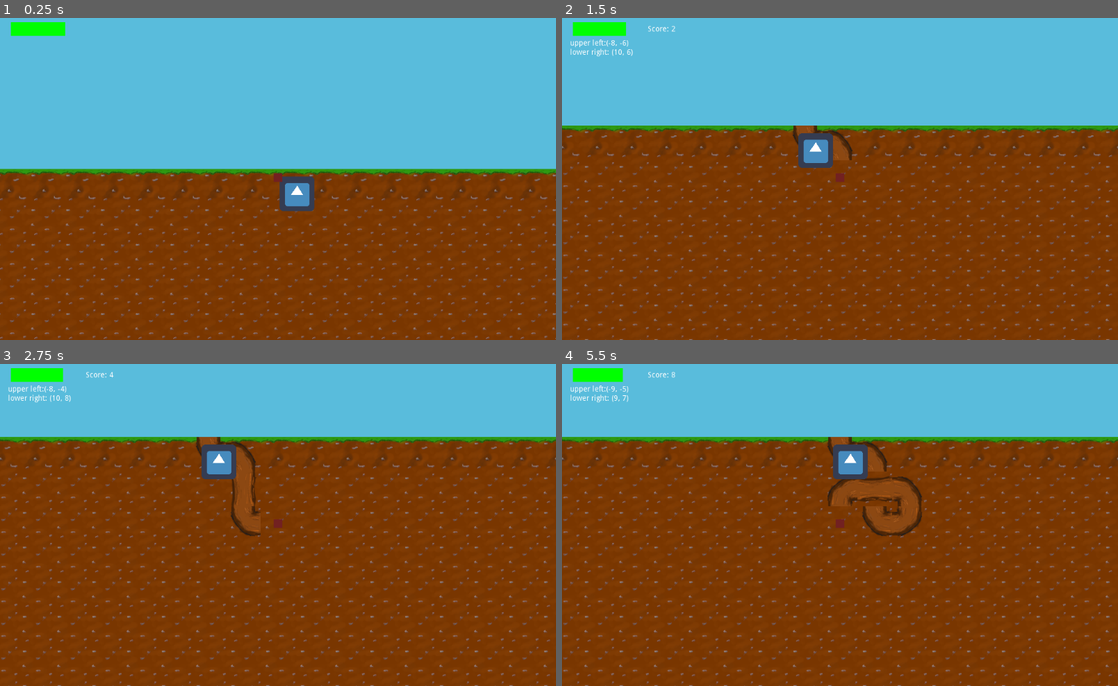
Above: before the commit, frames 1-4 (two rows, left to right).
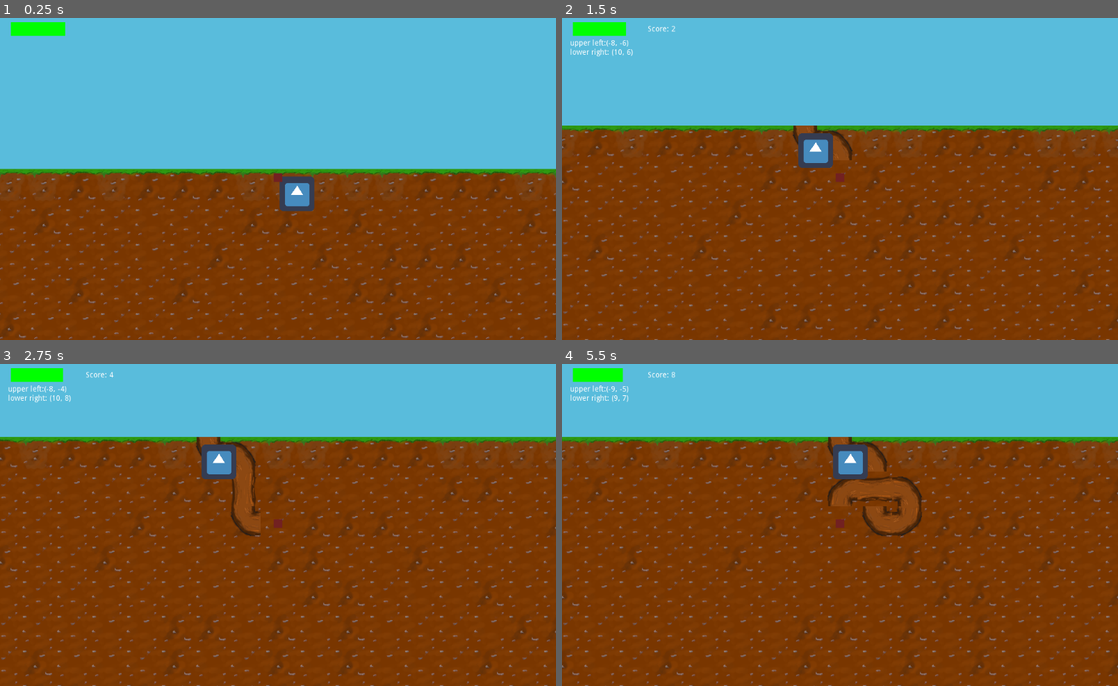
Above: after the commit, the same moments.

Repository: Sushperson/Tree-Simulator-2023
Game: Godot game, scene res://Scenes/World.tscn
The game is run twice, just before and just after one commit, with the same random seed, the same clock (stepped at 60 frames per second) and the same inputs. The engine's default icon, where the game draws it, is replaced by a stand-in: a white triangle on a blue panel in a dark square.
Inputs:
- Up to frame 1 (0.25 s): no input
- Up to frame 2 (1.5 s): tap Enter at 0.5 s; hold D (right) 0.53-1.28 s; hold E (confirm) 0.53-1.28 s; hold S (down) from 1.28 s (still down); tap E (confirm) at 1.35 s
- Up to frame 3 (2.75 s): tap E (confirm) at 2 s; release S (down) at 2.03 s; hold D (right) from 2.03 s (still down); hold E (confirm) from 2.03 s (still down)
- Up to frame 4 (5.5 s): release D (right) at 2.78 s; release E (confirm) at 2.78 s; hold W (up) 2.78-3.53 s; tap E (confirm) at 2.85, 4.35 s; hold E (confirm) 3.53-4.28 s; hold A (left) 3.53-5.03 s; tap P (pause) at 4.15 s; hold S (down) from 5.03 s (still down); hold E (confirm) from 5.03 s (still down)

The runs differ from the first frame. In frame 1, 1.5% of the frame differs, in the area x 0-100%, y 47-100%; in frame 2, 1.7%; in frame 3, 2.0%, in the area x 0-100%, y 23-100%; in frame 4, 1.9%.

Commit message:
Merged Falks and my stuff

Diff:
--- a/Tree_sim/Scenes/World.tscn
+++ b/Tree_sim/Scenes/World.tscn
@@ -10,6 +10,7 @@
 [ext_resource path="res://assets/wurzel/grade_h.png" type="Texture" id=8]
 [ext_resource path="res://assets/wurzel/kurve_ro.png" type="Texture" id=9]
 [ext_resource path="res://assets/wurzel/kurve_lo.png" type="Texture" id=10]
+[ext_resource path="res://assets/tilemap_sprit/boden2_grass.png" type="Texture" id=11]
 [ext_resource path="res://Scripts/BG_Grid.gd" type="Script" id=12]
 [ext_resource path="res://assets/tilemap_sprit/boden1.png" type="Texture" id=13]
 [ext_resource path="res://assets/tilemap_sprit/boden3.png" type="Texture" id=14]
@@ -106,6 +107,7 @@
 5/z_index = 0
 
 [sub_resource type="TileSet" id=2]
+resource_local_to_scene = true
 0/name = "boden1.png 0"
 0/texture = ExtResource( 13 )
 0/tex_offset = Vector2( 0, 0 )
@@ -176,6 +178,20 @@
 6/shape_one_way_margin = 0.0
 6/shapes = [  ]
 6/z_index = 0
+7/name = "boden2_grass.png 7"
+7/texture = ExtResource( 11 )
+7/tex_offset = Vector2( 0, 0 )
+7/modulate = Color( 1, 1, 1, 1 )
+7/region = Rect2( 0, 0, 64, 64 )
+7/tile_mode = 0
+7/occluder_offset = Vector2( 0, 0 )
+7/navigation_offset = Vector2( 0, 0 )
+7/shape_offset = Vector2( 0, 0 )
+7/shape_transform = Transform2D( 1, 0, 0, 1, 0, 0 )
+7/shape_one_way = false
+7/shape_one_way_margin = 0.0
+7/shapes = [  ]
+7/z_index = 0
 
 [node name="World" type="Node2D"]
 script = ExtResource( 2 )
--- a/Tree_sim/Scripts/BG_Grid.gd
+++ b/Tree_sim/Scripts/BG_Grid.gd
@@ -1,4 +1,7 @@
 extends TileMap
+
+var dirt_tile_ids = [0,2,4]
+var grass_tile_ids = [6,7]
 
 # generate background tiles for each coordinate in the given rectangle,
 # if there isn't already a tile at a given coordinate
@@ -11,10 +14,10 @@
 func generate_tile(x, y):
 	if(get_cell(x, y) == -1):
 		var tile = -1
-		if(y < 0):
+		if(y < 0): #sky
 			tile = 5
-		elif(y == 0):
-			tile = 6
-		elif(y > 0):
-			tile = 0
+		elif(y == 0): #grass
+			tile = grass_tile_ids[randi() % grass_tile_ids.size()]
+		elif(y > 0): #dirt
+			tile = dirt_tile_ids[randi() % dirt_tile_ids.size()]
 		set_cell(x, y, tile)
--- a/Tree_sim/Scripts/Player.gd
+++ b/Tree_sim/Scripts/Player.gd
@@ -8,7 +8,7 @@
 var last_move_dir = Vector2(0,1)
 var last_tile = 0
 var path:Array = [[pos_x,pos_y],[pos_x,pos_y]]
-var leben = 10
+var remaining_current_root_tiles = 20
 # Called when the node enters the scene tree for the first time.
 func _ready():
 	pass # Replace with function body.
@@ -40,7 +40,6 @@
 	UntenLinks,
 	ObenRechts,
 	UntenRechts,
-
 
 }
 
@@ -83,11 +82,6 @@
 
 
 
-
-
-
-
-
 func get_last_x():
 	return path[-2][0]
 
--- a/Tree_sim/Scripts/World.gd
+++ b/Tree_sim/Scripts/World.gd
@@ -19,7 +19,7 @@
 	skilltree,
 	verloren
 }
-var in_spiel_modi: int = spiel_modi.wurzeln
+var in_spiel_modus: int = spiel_modi.wurzeln
 
 
 
@@ -44,27 +44,27 @@
 #	pass
 func ist_wurzel_fit():
 	var player = get_node("Player")
-	player.leben -= 1
-	print(player.leben)
-	if player.leben <= 0:
-		in_spiel_modi = spiel_modi.back_wurzeln
+	player.remaining_current_root_tiles -= 1
+	print(player.remaining_current_root_tiles)
+	if player.remaining_current_root_tiles <= 0:
+		in_spiel_modus = spiel_modi.back_wurzeln
 
 
 func _process(delta):
 	if Input.is_action_pressed("pause"):
-		if not in_spiel_modi == spiel_modi.pause:
-			in_spiel_modi = spiel_modi.pause
+		if not in_spiel_modus == spiel_modi.pause:
+			in_spiel_modus = spiel_modi.pause
 		else:
-			in_spiel_modi = spiel_modi.wurzeln
-	if in_spiel_modi == spiel_modi.back_wurzeln:
+			in_spiel_modus = spiel_modi.wurzeln
+	if in_spiel_modus == spiel_modi.back_wurzeln:
 		if Input.get_action_strength("confirm") :
-			in_spiel_modi = spiel_modi.wurzeln
+			in_spiel_modus = spiel_modi.wurzeln
 
 
 func tick():
 	get_node("Tick_clock").start(tick_length)
 
-	if in_spiel_modi == spiel_modi.wurzeln:
+	if in_spiel_modus == spiel_modi.wurzeln:
 		var player = get_node("Player")
 		player.move()
 		player.position = Vector2(player.pos_x * tile_size + tile_size/2, player.pos_y * tile_size + tile_size/2)
@@ -75,14 +75,11 @@
 		health()
 		visual_hp()
 		score_update()
-	elif in_spiel_modi == spiel_modi.back_wurzeln:
-		if Input.get_action_strength("confirm") or Input.get_action_strength("down") :
-			in_spiel_modi = spiel_modi.wurzeln
-
+	elif in_spiel_modus == spiel_modi.back_wurzeln:
 		var player = get_node("Player")
-		player.leben += 1
+		player.remaining_current_root_tiles += 1
 		if len(player.path) <= 1:
-			in_spiel_modi = spiel_modi.verloren
+			in_spiel_modus = spiel_modi.verloren
 			get_node("HUD/DebugCamSize").set_text('the tree has died') # ?? verloren text
 			print('verloren')
 		var last_pos = player.path.pop_back()
Not shown: 1 places in Tree_sim/Scenes/World.tscn that only renumber resources
